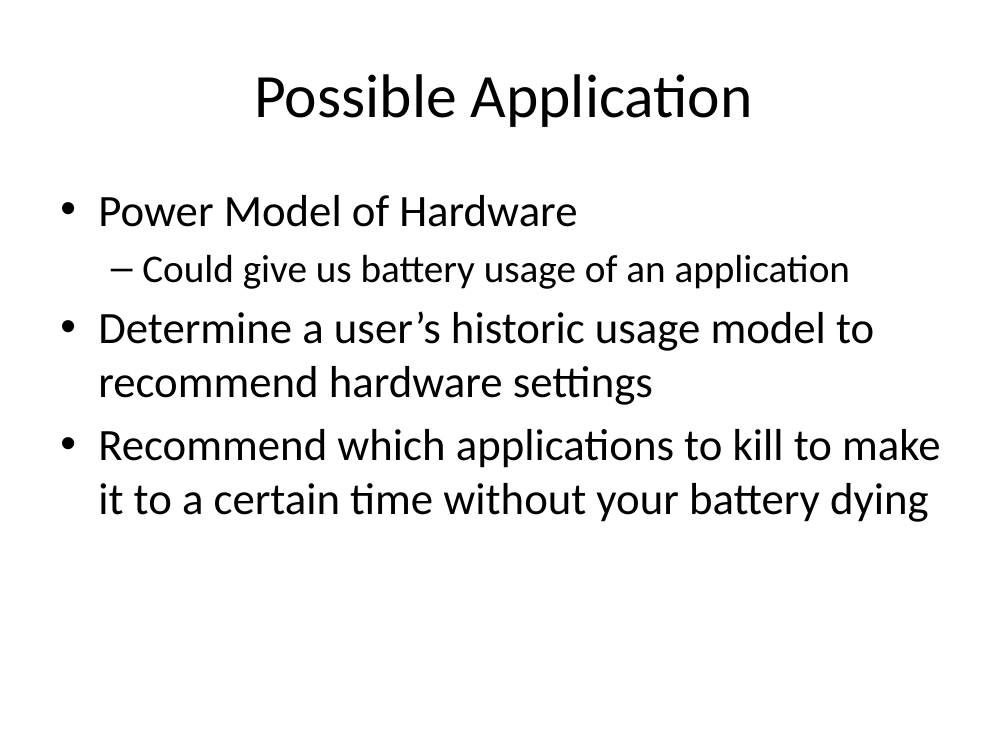
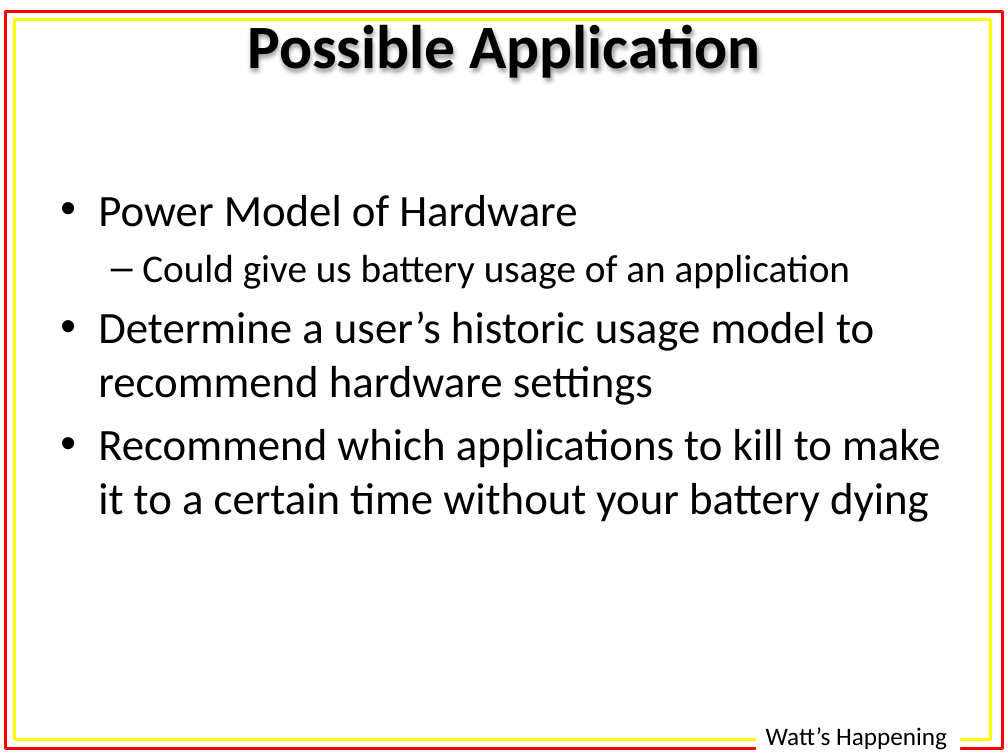
Before and after one commit to alexisfisher/watts-happening, a slide deck: slide 13 of docs/presentation/Presentation.pptx (slide 12 before the commit). Drawn at 1008x756 pixels with LibreOffice and Linux fonts; fonts in the diff are those of the drawing. Boxes give left, top, right and bottom in pixels: in the first picture for what was removed or moved away, otherwise in the second. Text is boxed around its words. In the diff, an @@ line names an element or a change of style, - is before the commit and + after.

```diff
--- a/docs/presentation/Presentation.pptx
+++ b/docs/presentation/Presentation.pptx
@@ rectangle added at <box>5,12,1003,749</box>, outline #FF0000 2 pt @@
@@ rectangle added at <box>14,19,991,740</box>, outline #FFFF00 2 pt @@
@@ title added at <box>42,0,966,89</box>, fill gradient #779737 to #9BC348 to #9DC746, 44 pt, text #000000, bold @@
+Possible Application
@@ title removed at <box>254,74,753,127</box> @@
-Possible Application
@@ text added at <box>766,727,947,750</box>, 18 pt, text #000000 @@
+Watt’s Happening
```
Also in this commit, not shown: 10 other slides changed, 3 slides added, 2 slides removed, 1 other file.
